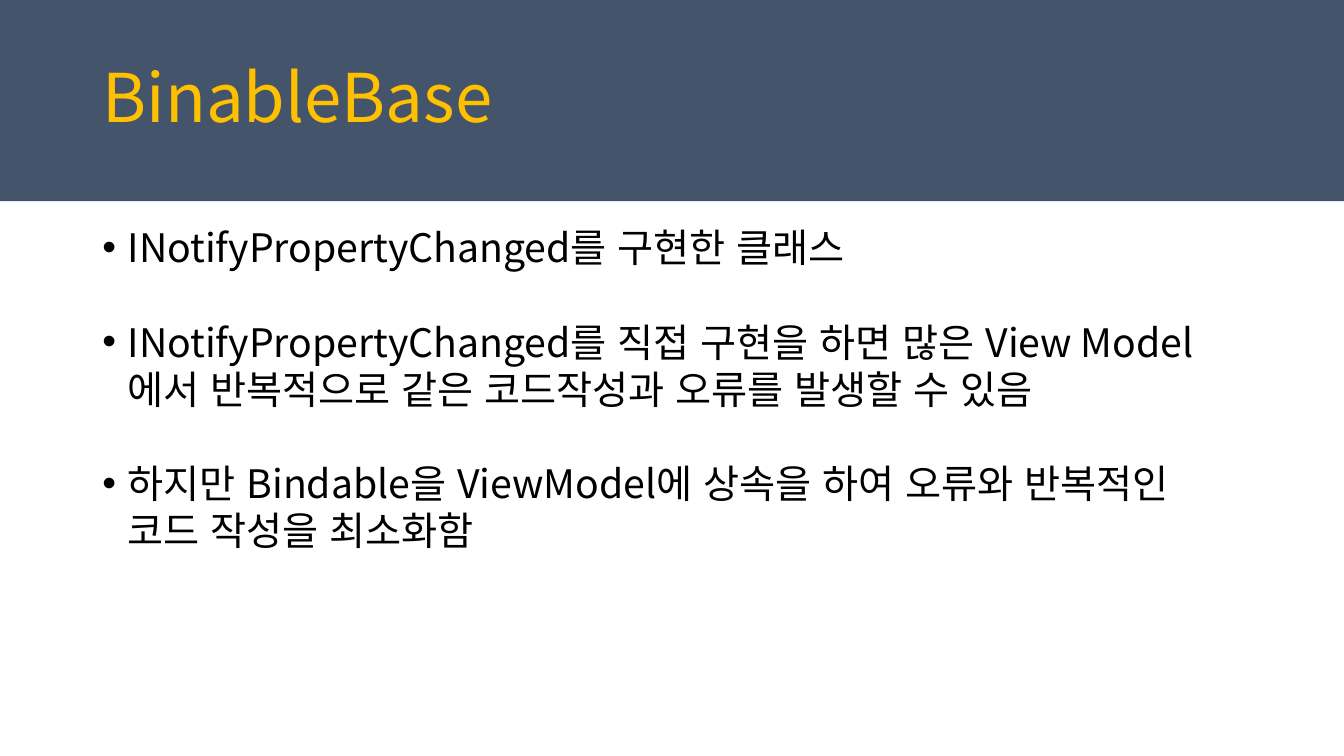
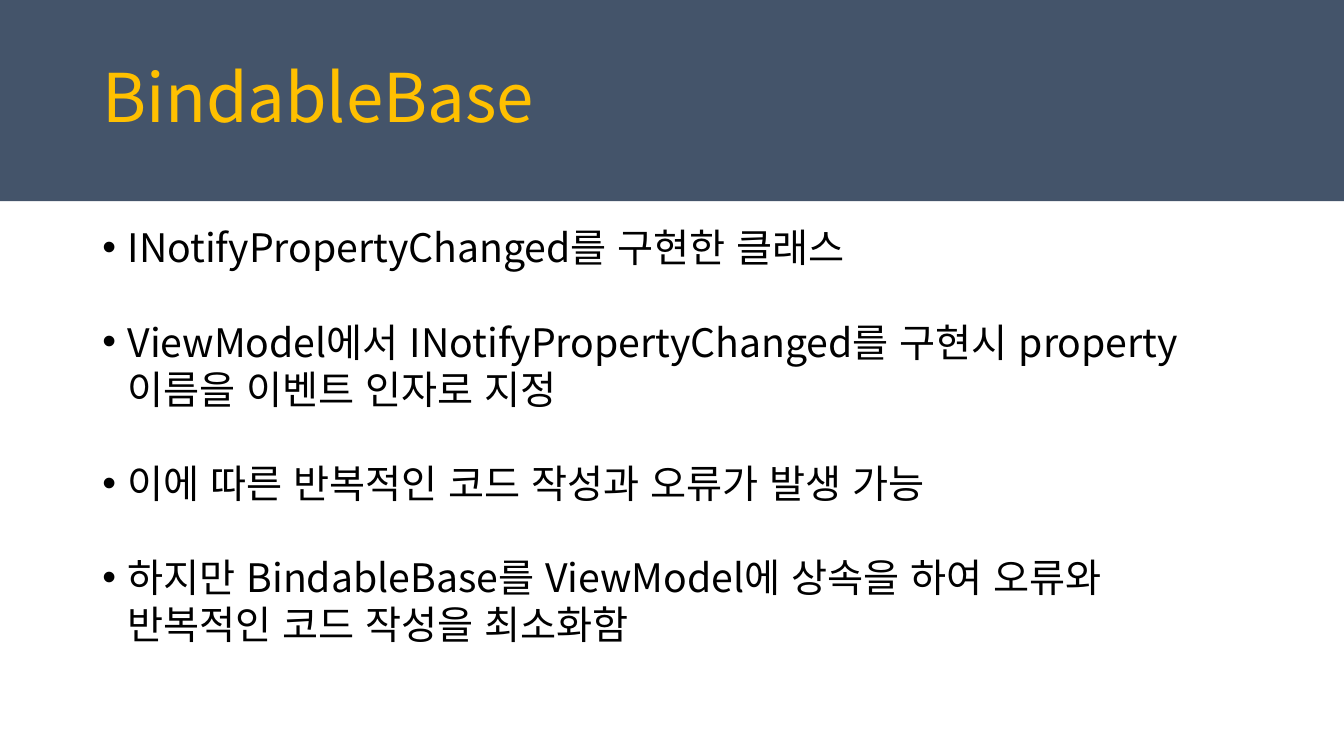
Before and after one commit to juniair/Summary-PPT, a slide deck: slide 10 of PRISM_통합.pptx. Drawn at 1344x756 pixels with LibreOffice and Linux fonts; fonts in the diff are those of the drawing. Boxes give left, top, right and bottom in pixels: in the first picture for what was removed or moved away, otherwise in the second. Text is boxed around its words. In the diff, an @@ line names an element or a change of style, - is before the commit and + after.

Commit message:
upda

```diff
--- a/PRISM_통합.pptx
+++ b/PRISM_통합.pptx
@@ text at box(102, 68, 533, 123): text changed @@
-BinableBase
+BindableBase
@@ text at box(128, 324, 1178, 642): text changed @@
-• INotifyPropertyChanged를 직접 구현을 하면 많은 View Model에서 반복적으로 같은 코드작성과 오류를 발생할 수 있음
-• 하지만 Bindable을 ViewModel에 상속을 하여 오류와 반복적인 코드 작성을 최소화함
+• ViewModel에서 INotifyPropertyChanged를 구현시 property 이름을 이벤트 인자로 지정
+• 이에 따른 반복적인 코드 작성과 오류가 발생 가능
+• 하지만 BindableBase를 ViewModel에 상속을 하여 오류와 반복적인 코드 작성을 최소화함
```
